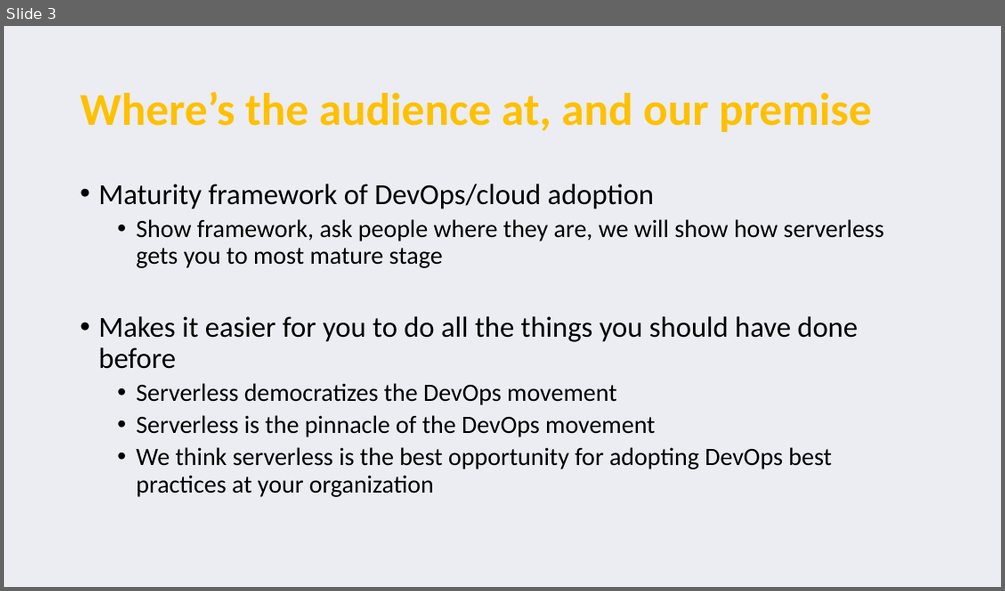
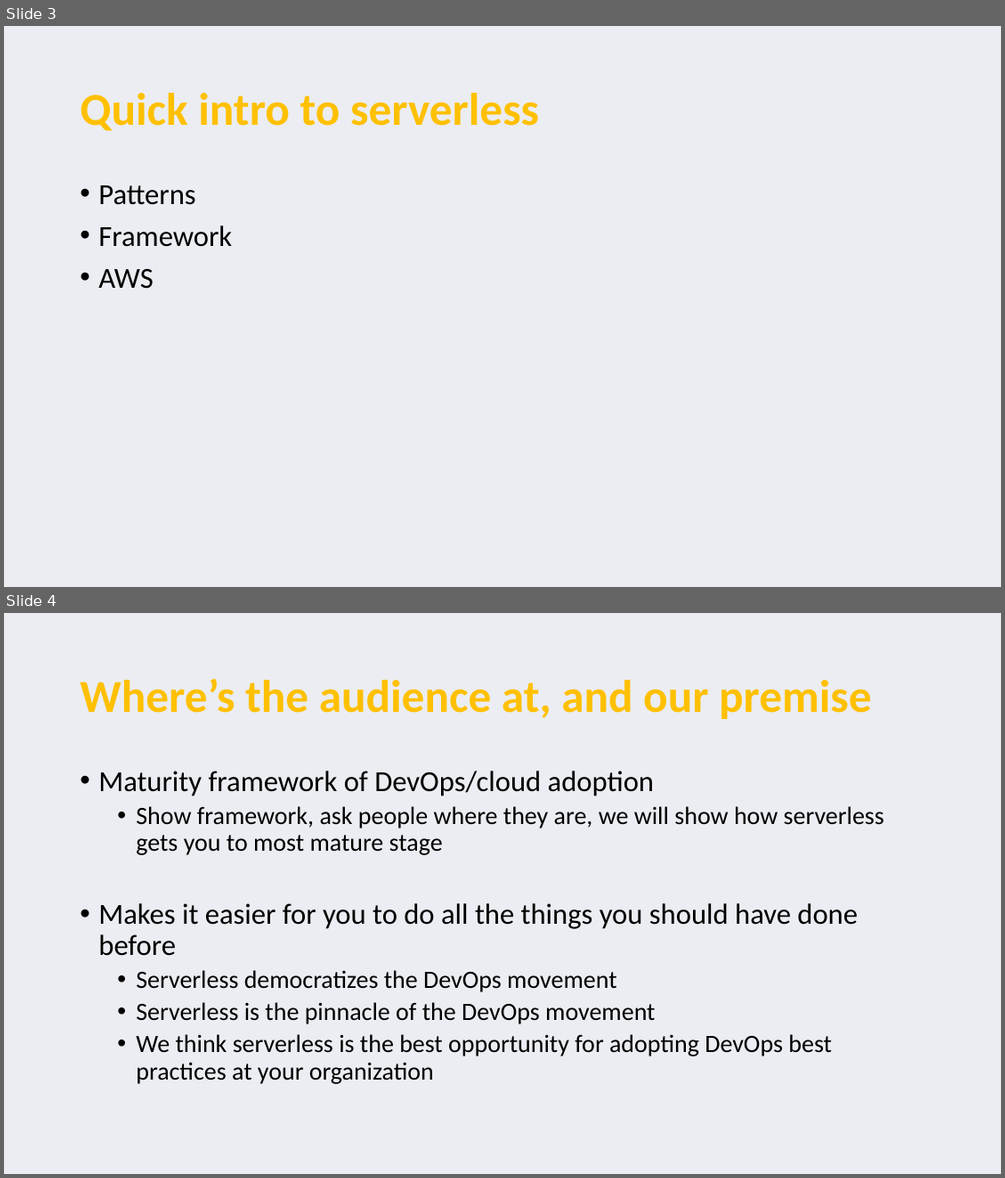
Before and after one commit to serverless-perspectives/pariveda-perspective, a slide deck: Serverless perspectives.pptx. Shown one above the other, each under a label of ours: slide 3 before the commit, slides 3 and 4 after it. The pictures are 1005x591 and 1005x1178 pixels, drawn with LibreOffice and Linux fonts; fonts in the diff are those of the drawing. Boxes give left, top, right and bottom in pixels: in the first picture for what was removed or moved away, otherwise in the second. Text is boxed around its words. In the diff, an @@ line names an element or a change of style, - is before the commit and + after.

```diff
--- a/Serverless perspectives.pptx
+++ b/Serverless perspectives.pptx
@@ slide 3 added at box(4, 26, 1001, 587), background #EBEDF2 @@
@@ title added at box(80, 93, 539, 131), 44 pt, text #FFC000, bold @@
+Quick intro to serverless
@@ text added at box(98, 185, 232, 289), 28 pt, text #000000 @@
+• Patterns
+• Framework
+• AWS
@@ what was slide 3 is now slide 4 @@
```
Also in this commit, not shown: 2 slides changed.
